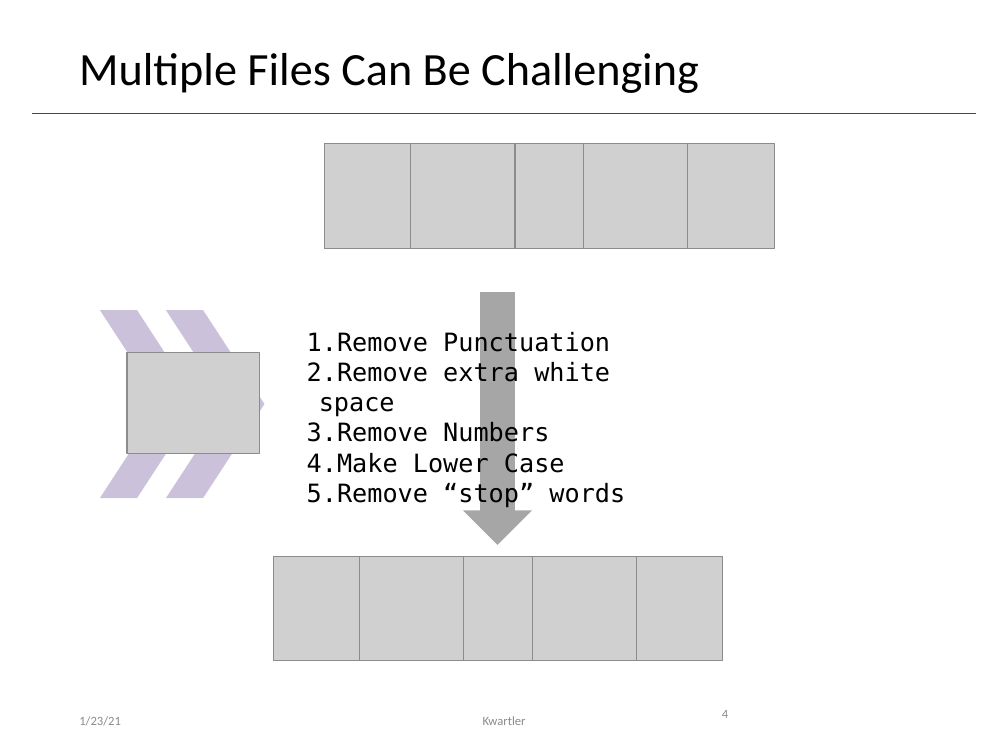
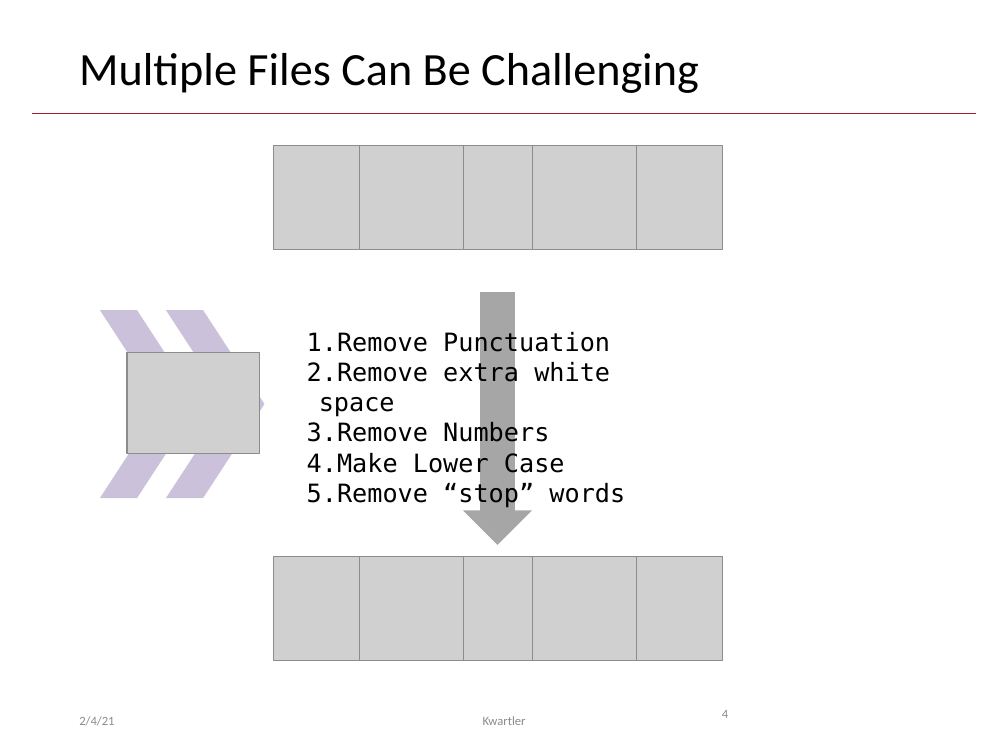
Before and after one commit to kwartler/Harvard_NLP_Student, a slide deck: slide 4 of lessons/B_DataTypes_Strings/Class2C_deailing_w_multipleFiles.pptx. Drawn at 1008x756 pixels with LibreOffice and Linux fonts; fonts in the diff are those of the drawing; grey boxes stand for pictures. Boxes give left, top, right and bottom in pixels: in the first picture for what was removed or moved away, otherwise in the second. Text is boxed around its words. In the diff, an @@ line names an element or a change of style, - is before the commit and + after.

```diff
--- a/lessons/B_DataTypes_Strings/Class2C_deailing_w_multipleFiles.pptx
+++ b/lessons/B_DataTypes_Strings/Class2C_deailing_w_multipleFiles.pptx
@@ 5 pictures: place and size @@
-5 pictures at (325, 144, 774, 248)
+5 pictures at (273, 145, 723, 249)
@@ text at (79, 716, 114, 725): text changed @@
-1/23/21
+2/4/21
```
Also in this commit, not shown: 10 other slides changed, 3 other files.
